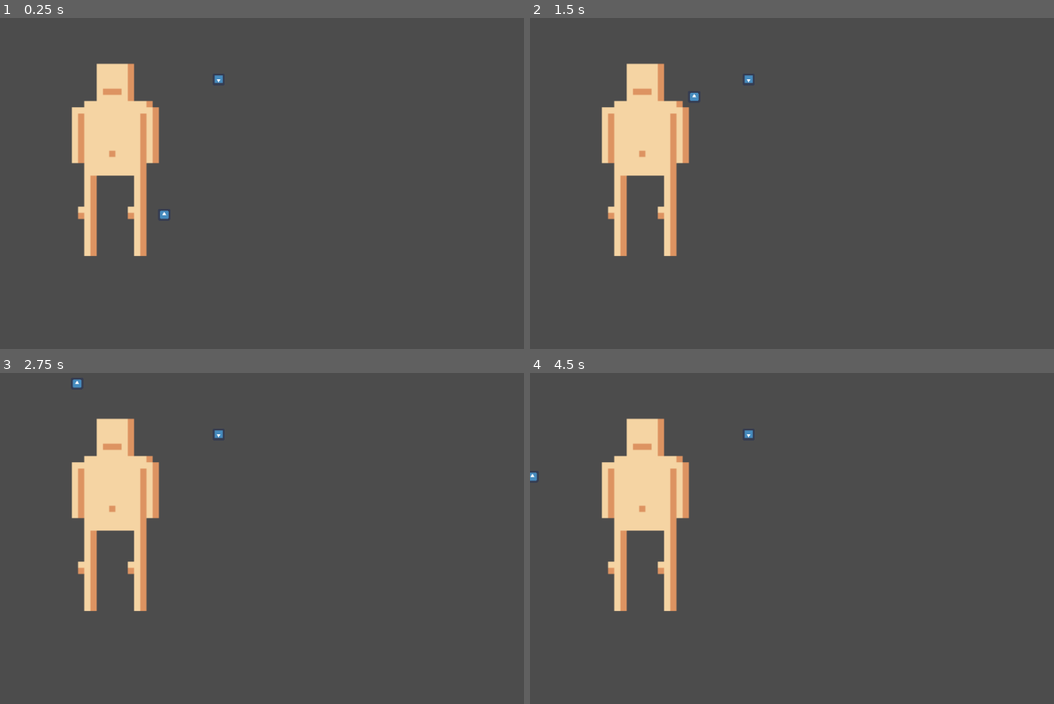
Above: before the commit, frames 1-4 (two rows, left to right).
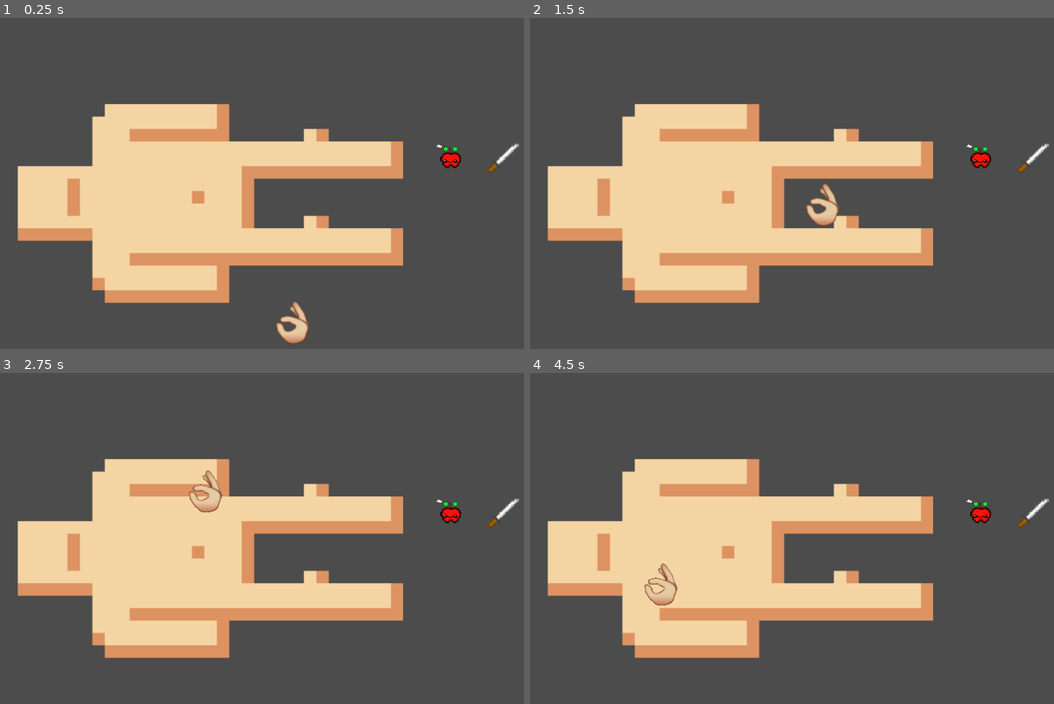
Above: after the commit, the same moments.

Repository: gvekan/ludum-dare-46
Game: Godot game, scene res://scenes/Surgery.tscn
Same seed, same stepped clock (60 frames per second), same inputs: the game is played once before the commit and once after it. The engine's default icon, where the game draws it, is replaced by a stand-in: a white triangle on a blue panel in a dark square.
Inputs:
- Up to frame 1 (0.25 s): no input
- Up to frame 2 (1.5 s): tap Enter (ui_accept) at 0.5, 1.35 s; hold Enter (ui_accept) 0.53-1.28 s; hold Up (ui_up) from 0.53 s (still down)
- Up to frame 3 (2.75 s): tap Enter (ui_accept) at 1.52, 1.82 s; release Up (ui_up) at 2.03 s; hold Left (ui_left) from 2.03 s (still down); hold Enter (ui_accept) from 2.03 s (still down)
- Up to frame 4 (4.5 s): release Enter (ui_accept) at 2.78 s; tap Enter (ui_accept) at 2.85, 3.02, 3.32, 4.35 s; release Left (ui_left) at 3.53 s; hold Down (ui_down) 3.53-4.28 s; hold Enter (ui_accept) 3.53-4.28 s; hold Right (ui_right) from 4.28 s (still down)

The runs differ from the first frame. In frame 1, 28% of the frame differs, in the area x 3-100%, y 13-99%; in frame 2, 28%, in the area x 3-100%, y 13-87%; in frame 3, 27%; in frame 4, 27%.

Commit message:
Add assets for organs and patient

Diff:
--- a/project.godot
+++ b/project.godot
@@ -8,9 +8,14 @@
 
 config_version=4
 
-_global_script_classes=[  ]
+_global_script_classes=[ {
+"base": "Area2D",
+"class": "Tool",
+"language": "GDScript",
+"path": "res://scenes/tools/Tool.gd"
+} ]
 _global_script_class_icons={
-
+"Tool": ""
 }
 
 [application]
--- a/scenes/Patient.tscn
+++ b/scenes/Patient.tscn
@@ -1,22 +1,13 @@
-[gd_scene load_steps=6 format=2]
+[gd_scene load_steps=4 format=2]
 
-[ext_resource path="res://assets/naked-man-front.png.png" type="Texture" id=1]
+[ext_resource path="res://assets/surgery-640x640-big.png-2.png.png" type="Texture" id=1]
 [ext_resource path="res://scenes/Patient.gd" type="Script" id=2]
-[ext_resource path="res://scenes/organs/Mouth.tscn" type="PackedScene" id=3]
-[ext_resource path="res://scenes/organs/Hairline.tscn" type="PackedScene" id=4]
-[ext_resource path="res://scenes/organs/Blatter.tscn" type="PackedScene" id=5]
+[ext_resource path="res://scenes/organs/Organ4.tscn" type="PackedScene" id=3]
 
 [node name="Patient" type="Node2D"]
 script = ExtResource( 2 )
 
 [node name="Sprite" type="Sprite" parent="."]
-position = Vector2( -1.9444, -64.0264 )
 texture = ExtResource( 1 )
 
-[node name="Mouth" parent="." instance=ExtResource( 3 )]
-position = Vector2( -7.36095, -169.718 )
-
-[node name="Hairline" parent="." instance=ExtResource( 4 )]
-position = Vector2( -6.85326, -209.767 )
-
-[node name="Blatter" parent="." instance=ExtResource( 5 )]
+[node name="Organ4" parent="." instance=ExtResource( 3 )]
--- a/scenes/Player.gd
+++ b/scenes/Player.gd
@@ -4,15 +4,8 @@
 
 var last_horizontal_input = ""
 var last_vertical_input = ""
-var current_tool = TOOLS.hand
 
-enum TOOLS{
-	hand,
-	knife,
-	apple,
-	phone,
-	tweezers
-}
+var current_tool = null
 
 
 # Declare member variables here. Examples:
@@ -65,6 +58,3 @@
 
 	var velocity = Vector2(x, y).normalized() * speed
 	move_and_slide(velocity)
-
-func switch_tool(tools):
-	current_tool = tools
--- a/scenes/Player.tscn
+++ b/scenes/Player.tscn
@@ -1,6 +1,6 @@
 [gd_scene load_steps=4 format=2]
 
-[ext_resource path="res://icon.png" type="Texture" id=1]
+[ext_resource path="res://assets/hand.png" type="Texture" id=1]
 [ext_resource path="res://scenes/Player.gd" type="Script" id=2]
 
 [sub_resource type="RectangleShape2D" id=1]
@@ -8,12 +8,10 @@
 [node name="Player" type="KinematicBody2D"]
 script = ExtResource( 2 )
 
-[node name="Camera2D" type="Camera2D" parent="."]
-
 [node name="CollisionShape2D" type="CollisionShape2D" parent="."]
 shape = SubResource( 1 )
 
 [node name="Sprite" type="Sprite" parent="."]
-position = Vector2( -9.53674e-07, 0.16177 )
-scale = Vector2( 0.15119, 0.148197 )
+position = Vector2( 8.12466, -3.32021 )
+scale = Vector2( 0.108874, 0.105881 )
 texture = ExtResource( 1 )
--- a/scenes/Surgery.gd
+++ b/scenes/Surgery.gd
@@ -1,5 +1,7 @@
 extends Node2D
 
+
+var tool_scene = load("res://scenes/tools/Tool.tscn")
 
 # Declare member variables here. Examples:
 # var a = 2
@@ -8,11 +10,10 @@
 
 # Called when the node enters the scene tree for the first time.
 func _ready():
-	$Patient/Mouth.connect("organ_clicked",self,"_on_organ_clicked")
-	$Patient/Hairline.connect("organ_clicked",self,"_on_organ_clicked")
-	$Patient/Blatter.connect("organ_clicked",self,"_on_organ_clicked")
+	$Patient/Organ4.connect("organ_clicked",self,"_on_organ_clicked")
 
-	$Tool.connect("tool_clicked", self, "_on_tool_clicked")
+	$Knife.connect("tool_clicked", self, "_on_tool_clicked")
+	$Apple.connect("tool_clicked", self, "_on_tool_clicked")
 
 
 
@@ -21,8 +22,16 @@
 #	pass
 
 func _on_organ_clicked(organ, player):
-	print("hej")
+	if player.current_tool == Tool.KNIFE:
+		organ.open()
 
 
-func _on_tool_clicked(tools):
-	print("tool clicked")
+func _on_tool_clicked(clicked_tool, player):
+	if player.current_tool:
+		var dropped_tool = tool_scene.instance()
+		dropped_tool.type = player.current_tool
+		dropped_tool.position = clicked_tool.position
+		add_child(dropped_tool)
+		dropped_tool.connect("tool_clicked", self, "_on_tool_clicked")
+	player.current_tool = clicked_tool.type
+	remove_child(clicked_tool)
--- a/scenes/Surgery.tscn
+++ b/scenes/Surgery.tscn
@@ -9,10 +9,15 @@
 script = ExtResource( 3 )
 
 [node name="Patient" parent="." instance=ExtResource( 1 )]
-position = Vector2( 187.392, 303.309 )
+position = Vector2( 328.494, 314.226 )
+
+[node name="Knife" parent="." instance=ExtResource( 4 )]
+position = Vector2( 808.944, 241.476 )
+
+[node name="Apple" parent="." instance=ExtResource( 4 )]
+position = Vector2( 725.442, 240.58 )
+type = "apple"
 
 [node name="Player" parent="." instance=ExtResource( 2 )]
-position = Vector2( 263.925, 332.009 )
-
-[node name="Tool" parent="." instance=ExtResource( 4 )]
-position = Vector2( 351.138, 114.398 )
+position = Vector2( 461.941, 509.668 )
+z_index = 1
--- a/scenes/organs/Blatter.tscn
+++ /dev/null
@@ -1,11 +0,0 @@
-[gd_scene load_steps=3 format=2]
-
-[ext_resource path="res://scenes/organs/Organ.tscn" type="PackedScene" id=1]
-
-[sub_resource type="RectangleShape2D" id=1]
-extents = Vector2( 39.6997, 45.1005 )
-
-[node name="Blatter" instance=ExtResource( 1 )]
-
-[node name="CollisionShape2D" parent="." index="0"]
-shape = SubResource( 1 )
--- a/scenes/organs/Hairline.tscn
+++ /dev/null
@@ -1,11 +0,0 @@
-[gd_scene load_steps=3 format=2]
-
-[ext_resource path="res://scenes/organs/Organ.tscn" type="PackedScene" id=1]
-
-[sub_resource type="RectangleShape2D" id=1]
-extents = Vector2( 24.5, 3.822 )
-
-[node name="Hairline" instance=ExtResource( 1 )]
-
-[node name="CollisionShape2D" parent="." index="0"]
-shape = SubResource( 1 )
--- a/scenes/organs/Mouth.tscn
+++ /dev/null
@@ -1,11 +0,0 @@
-[gd_scene load_steps=3 format=2]
-
-[ext_resource path="res://scenes/organs/Organ.tscn" type="PackedScene" id=1]
-
-[sub_resource type="RectangleShape2D" id=1]
-extents = Vector2( 19.1526, 4.65119 )
-
-[node name="Mouth" instance=ExtResource( 1 )]
-
-[node name="CollisionShape2D" parent="." index="0"]
-shape = SubResource( 1 )
--- a/scenes/organs/Organ.gd
+++ b/scenes/organs/Organ.gd
@@ -27,3 +27,7 @@
 
 func _on_Organ_body_exited(body):
 	player_over_organ = null
+
+
+func open():
+	$Sprite.visible = true
--- a/scenes/organs/Organ.tscn
+++ b/scenes/organs/Organ.tscn
@@ -9,5 +9,8 @@
 
 [node name="CollisionShape2D" type="CollisionShape2D" parent="."]
 shape = SubResource( 1 )
+
+[node name="Sprite" type="Sprite" parent="."]
+visible = false
 [connection signal="body_entered" from="." to="." method="_on_Organ_body_entered"]
 [connection signal="body_exited" from="." to="." method="_on_Organ_body_exited"]
--- /dev/null
+++ b/scenes/organs/Organ4.tscn
@@ -0,0 +1,16 @@
+[gd_scene load_steps=4 format=2]
+
+[ext_resource path="res://scenes/organs/Organ.tscn" type="PackedScene" id=1]
+[ext_resource path="res://assets/surgery-640x640-big.png-4.png.png" type="Texture" id=2]
+
+[sub_resource type="RectangleShape2D" id=1]
+extents = Vector2( 32.4323, 45.146 )
+
+[node name="Organ4" instance=ExtResource( 1 )]
+
+[node name="CollisionShape2D" parent="." index="0"]
+position = Vector2( -262.537, -9.9078 )
+shape = SubResource( 1 )
+
+[node name="Sprite" parent="." index="1"]
+texture = ExtResource( 2 )
--- a/scenes/tools/Tool.gd
+++ b/scenes/tools/Tool.gd
@@ -1,24 +1,41 @@
 extends Area2D
+class_name Tool
 
+const KNIFE = "knife"
+const APPLE = "apple"
+
+
+var type_assets = {
+	KNIFE: preload("res://assets/knife.png"),
+	APPLE: preload("res://assets/apple.png")
+	}
+
+export var type = KNIFE
+
+func set_type(new_type):
+	var texture = type_assets[new_type]
+	if texture:
+		type = new_type
+		$Sprite.texture = texture
 
 # Declare member variables here. Examples:
 # var a = 2
 # var b = "text"
-signal tool_clicked(tools)
-var on_tool = false
+signal tool_clicked(tools, player)
+var player_over_tool = null
 
 # Called when the node enters the scene tree for the first time.
 func _ready():
-	pass # Replace with function body.
+	set_type(type)
 
 func _input(event):
-	if event.is_action_pressed("ui_accept") and on_tool:
-		emit_signal("tool_clicked",self)
+	if event.is_action_pressed("ui_accept") and player_over_tool:
+		emit_signal("tool_clicked",self, player_over_tool)
 
 
 func _on_Tool_body_entered(body):
-	on_tool = true
+	player_over_tool = body
 
 
 func _on_Tool_body_exited(body):
-	on_tool = false
+	player_over_tool = null
--- a/scenes/tools/Tool.tscn
+++ b/scenes/tools/Tool.tscn
@@ -1,9 +1,10 @@
 [gd_scene load_steps=4 format=2]
 
 [ext_resource path="res://scenes/tools/Tool.gd" type="Script" id=1]
-[ext_resource path="res://icon.png" type="Texture" id=2]
+[ext_resource path="res://assets/knife.png" type="Texture" id=2]
 
 [sub_resource type="RectangleShape2D" id=1]
+extents = Vector2( 26.4029, 25.6515 )
 
 [node name="Tool" type="Area2D"]
 script = ExtResource( 1 )
@@ -12,8 +13,7 @@
 shape = SubResource( 1 )
 
 [node name="Sprite" type="Sprite" parent="."]
-position = Vector2( 0.25067, 0.0626683 )
-rotation = 3.14159
+rotation = -6.28319
 scale = Vector2( 0.150006, 0.147068 )
 texture = ExtResource( 2 )
 [connection signal="body_entered" from="." to="." method="_on_Tool_body_entered"]
Binary file added: assets/apple.png
Not shown, added: assets/apple.png.import
Binary file added: assets/hand.png
Not shown, added: assets/hand.png.import
Binary file added: assets/knife.png
Not shown, added: assets/knife.png.import
Binary file added: assets/surgery-640x640-big.png-10.png.png
Not shown, added: assets/surgery-640x640-big.png-10.png.png.import
Binary file added: assets/surgery-640x640-big.png-11.png.png
Not shown, added: assets/surgery-640x640-big.png-11.png.png.import
Binary file added: assets/surgery-640x640-big.png-12.png.png
Not shown, added: assets/surgery-640x640-big.png-12.png.png.import
(and 26 more such lines)
